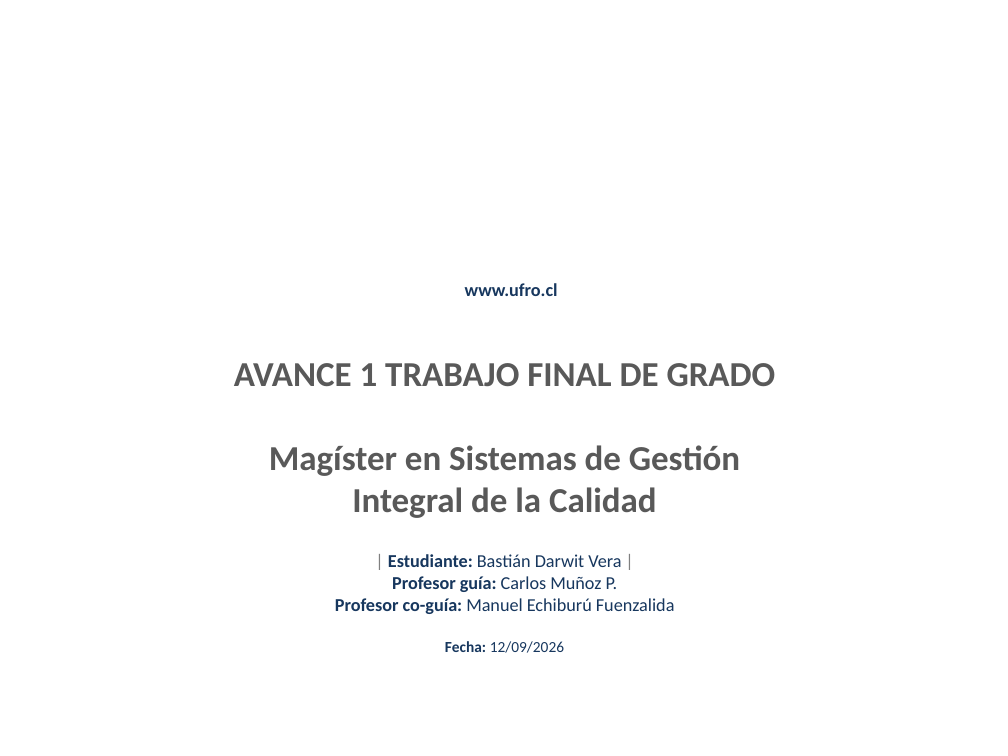
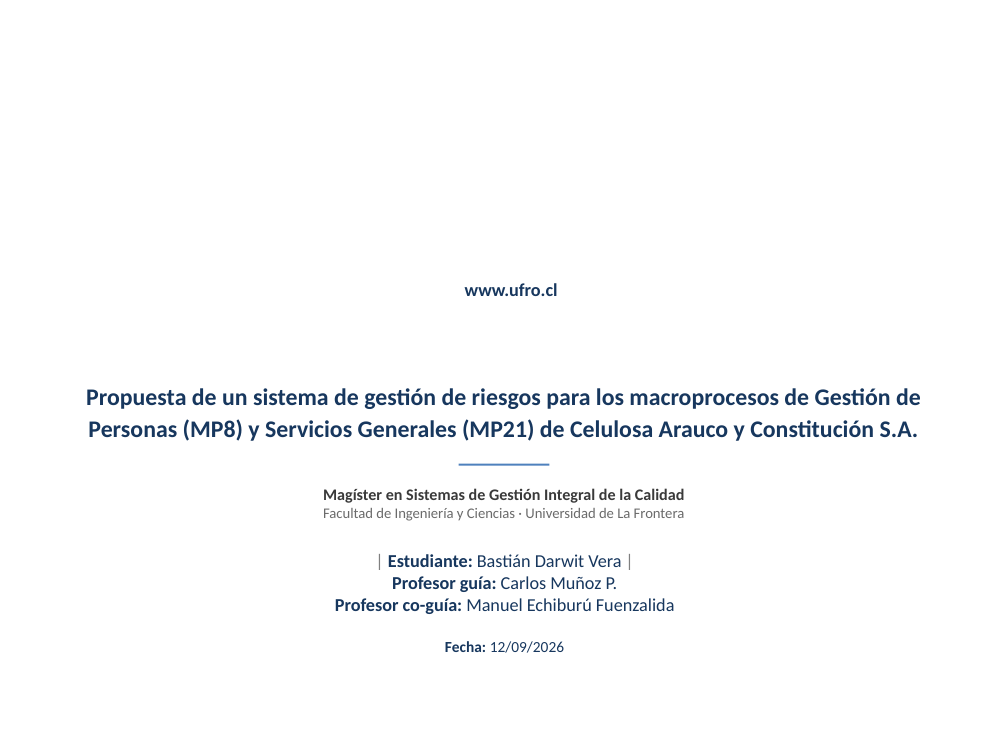
Before and after one commit to BastianDarwit/AFE, a slide deck: slide 1 of Avance_1_TFG_Bastian_Darwit_v4.pptx. Drawn at 1008x756 pixels with LibreOffice and Linux fonts; fonts in the diff are those of the drawing; background and template pictures are left out. Boxes give left, top, right and bottom in pixels: in the first picture for what was removed or moved away, otherwise in the second. Text is boxed around its words. In the diff, an @@ line names an element or a change of style, - is before the commit and + after.

```diff
--- a/Avance_1_TFG_Bastian_Darwit_v4.pptx
+++ b/Avance_1_TFG_Bastian_Darwit_v4.pptx
@@ text added at (86, 388, 921, 441), 17 pt, text #17375E, bold @@
+Propuesta de un sistema de gestión de riesgos para los macroprocesos de Gestión de Personas (MP8) y Servicios Generales (MP21) de Celulosa Arauco y Constitución S.A.
@@ text at (234, 363, 776, 386): paragraph removed @@
-AVANCE 1 TRABAJO FINAL DE GRADO
@@ text "Magíster en Sistemas de Gestión ...": place and size @@
-text "Magíster en Sistemas de Gestión ..." at (234, 363, 776, 518)
+text "Magíster en Sistemas de Gestión ..." at (323, 488, 685, 521)
@@ text "Magíster en Sistemas de Gestión ..." at (323, 488, 685, 521): vertical alignment top to middle @@
@@ rectangle added at (459, 464, 549, 466), fill #4F81BD @@
@@ text at (323, 508, 685, 521): paragraph added @@
+Facultad de Ingeniería y Ciencias · Universidad de La Frontera
@@ text at (323, 488, 685, 503): size 25 to 11.5 pt, text colour #595959 to #3A3A3A in "Magíster en Sistemas de Gestión Integral de ..." @@
```
Also in this commit, not shown: 13 other slides changed.
